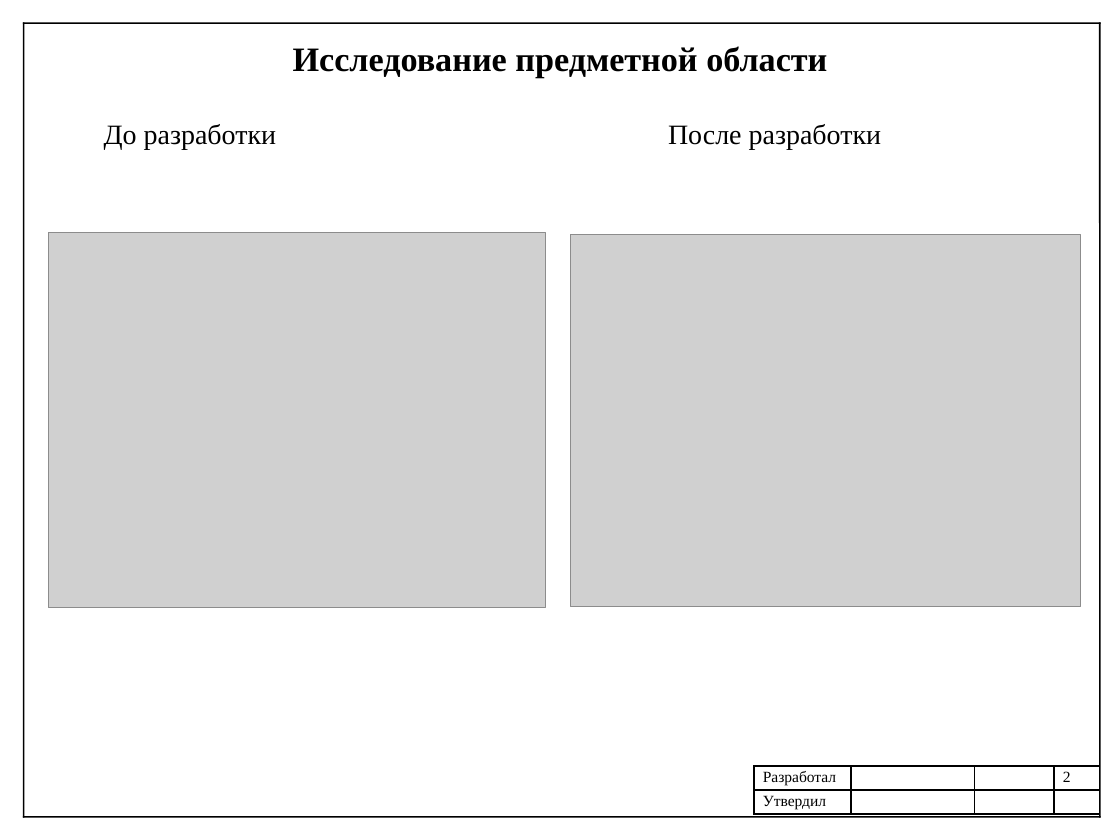
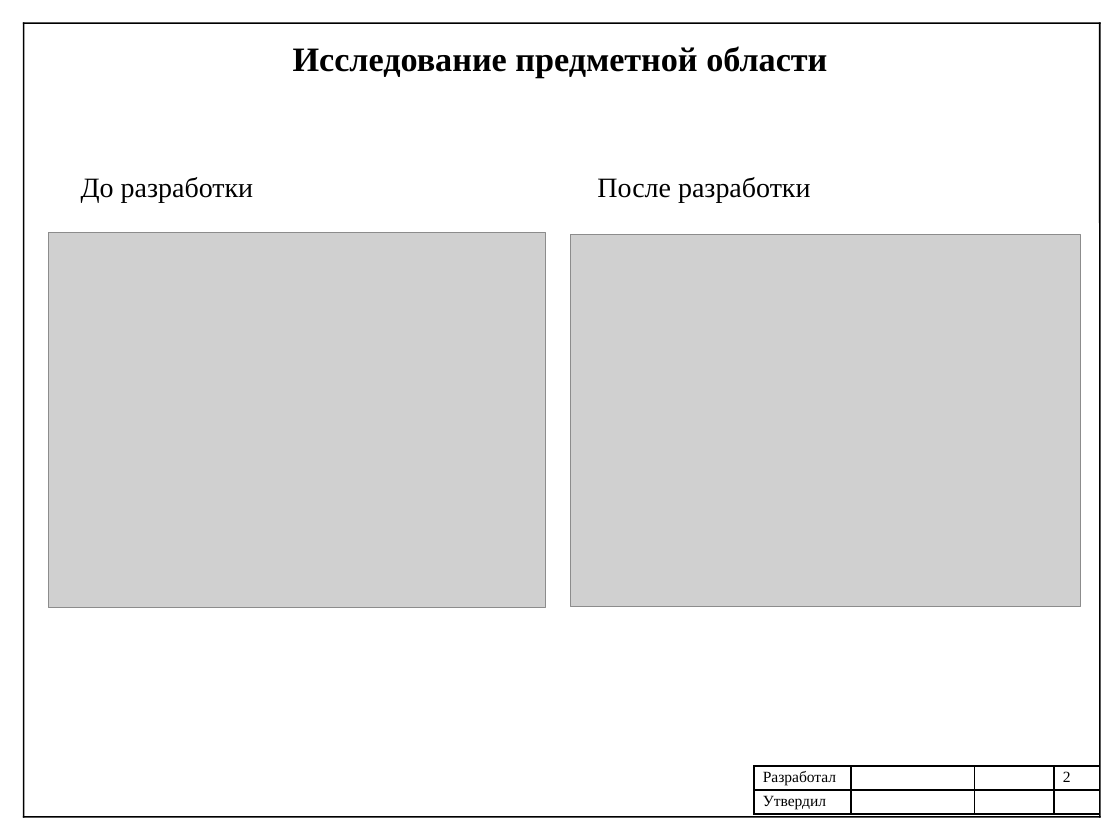
Before and after one commit to Shurpumpel/diplom, a slide deck: slide 2 of предзащита/Федотов_ПИН-41_Презентация.pptx. Drawn at 1120x840 pixels with LibreOffice and Linux fonts; fonts in the diff are those of the drawing; grey boxes stand for pictures. Boxes give left, top, right and bottom in pixels: in the first picture for what was removed or moved away, otherwise in the second. Text is boxed around its words. In the diff, an @@ line names an element or a change of style, - is before the commit and + after.

```diff
--- a/предзащита/Федотов_ПИН-41_Презентация.pptx
+++ b/предзащита/Федотов_ПИН-41_Презентация.pptx
@@ text "До разработки": place and size @@
-text "До разработки" at [104,124,277,150]
+text "До разработки" at [81,177,254,203]
@@ text "После разработки": place and size @@
-text "После разработки" at [668,124,881,150]
+text "После разработки" at [597,177,810,203]
```
Also in this commit, not shown: 5 other slides changed, 3 other files.
